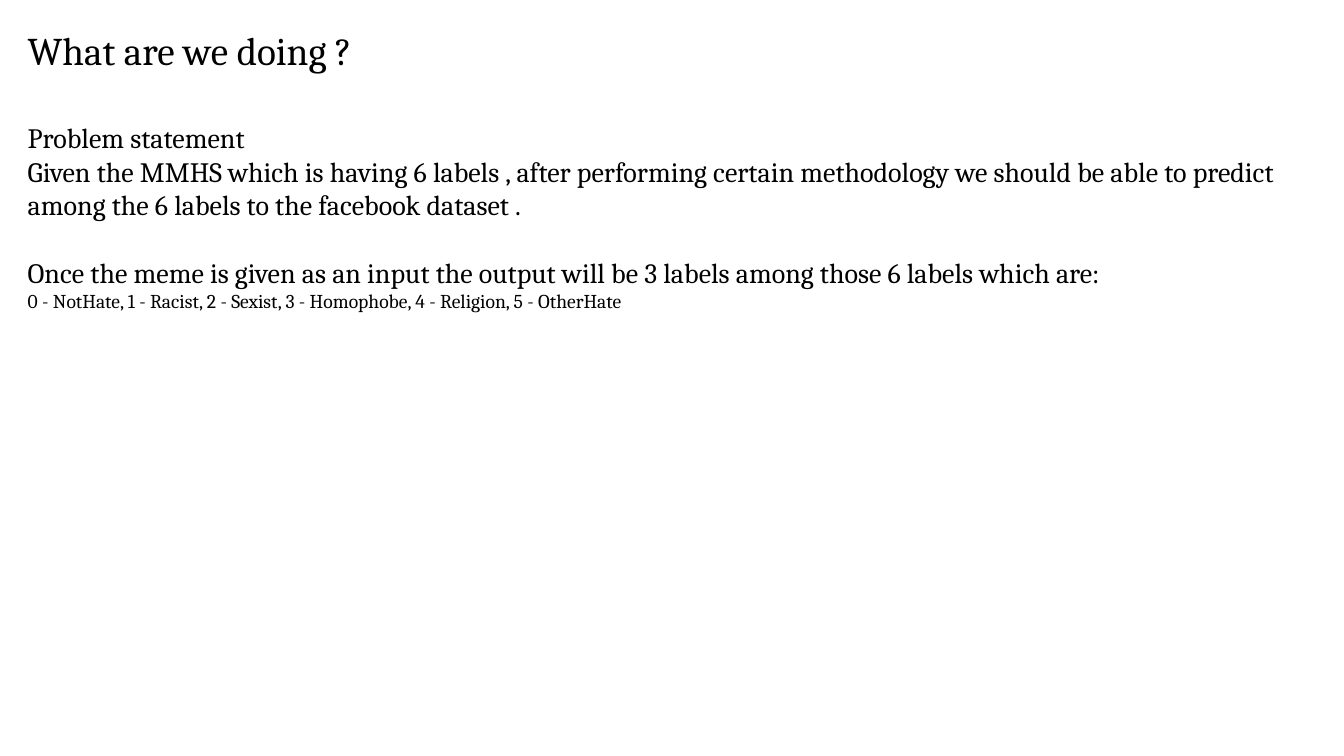
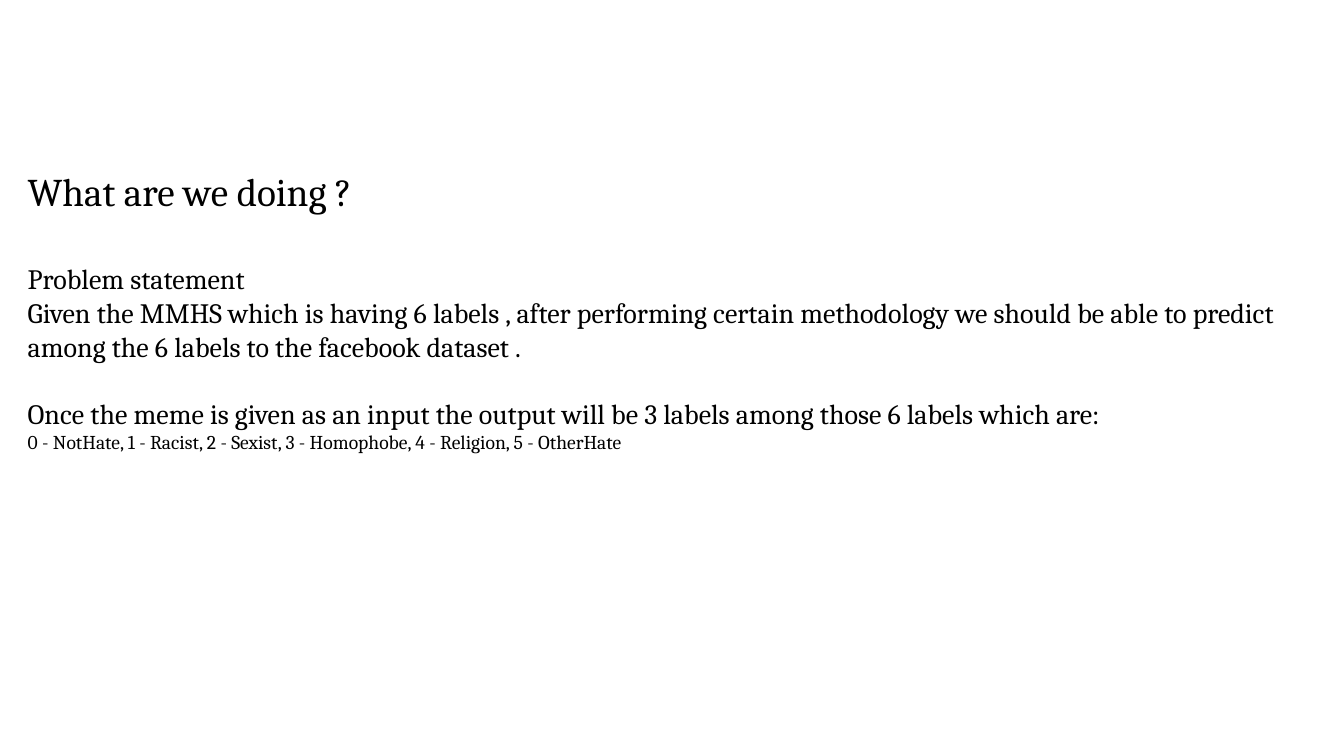
Before and after one commit to VarunBohara/Mini-Project-Documents, a slide deck: slide 1 of SSL1.pptx. Drawn at 1344x756 pixels with LibreOffice and Linux fonts; fonts in the diff are those of the drawing. Boxes give left, top, right and bottom in pixels: in the first picture for what was removed or moved away, otherwise in the second. Text is boxed around its words. In the diff, an @@ line names an element or a change of style, - is before the commit and + after.

```diff
--- a/SSL1.pptx
+++ b/SSL1.pptx
@@ text "What are we doing ?": place and size @@
-text "What are we doing ?" at (28, 37, 1274, 313)
+text "What are we doing ?" at (28, 178, 1274, 454)
```
Also in this commit, not shown: 2 slides added.
